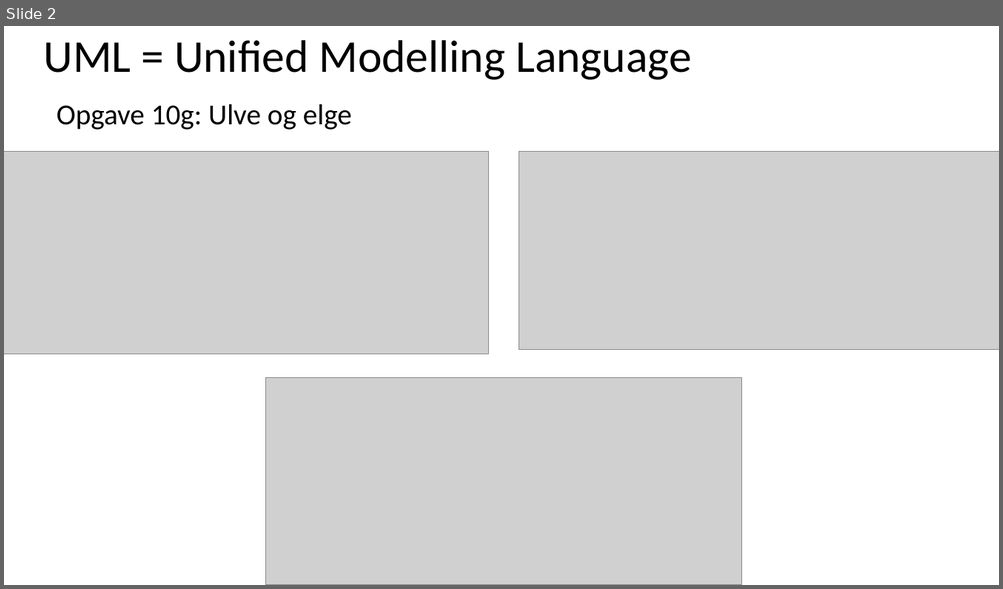
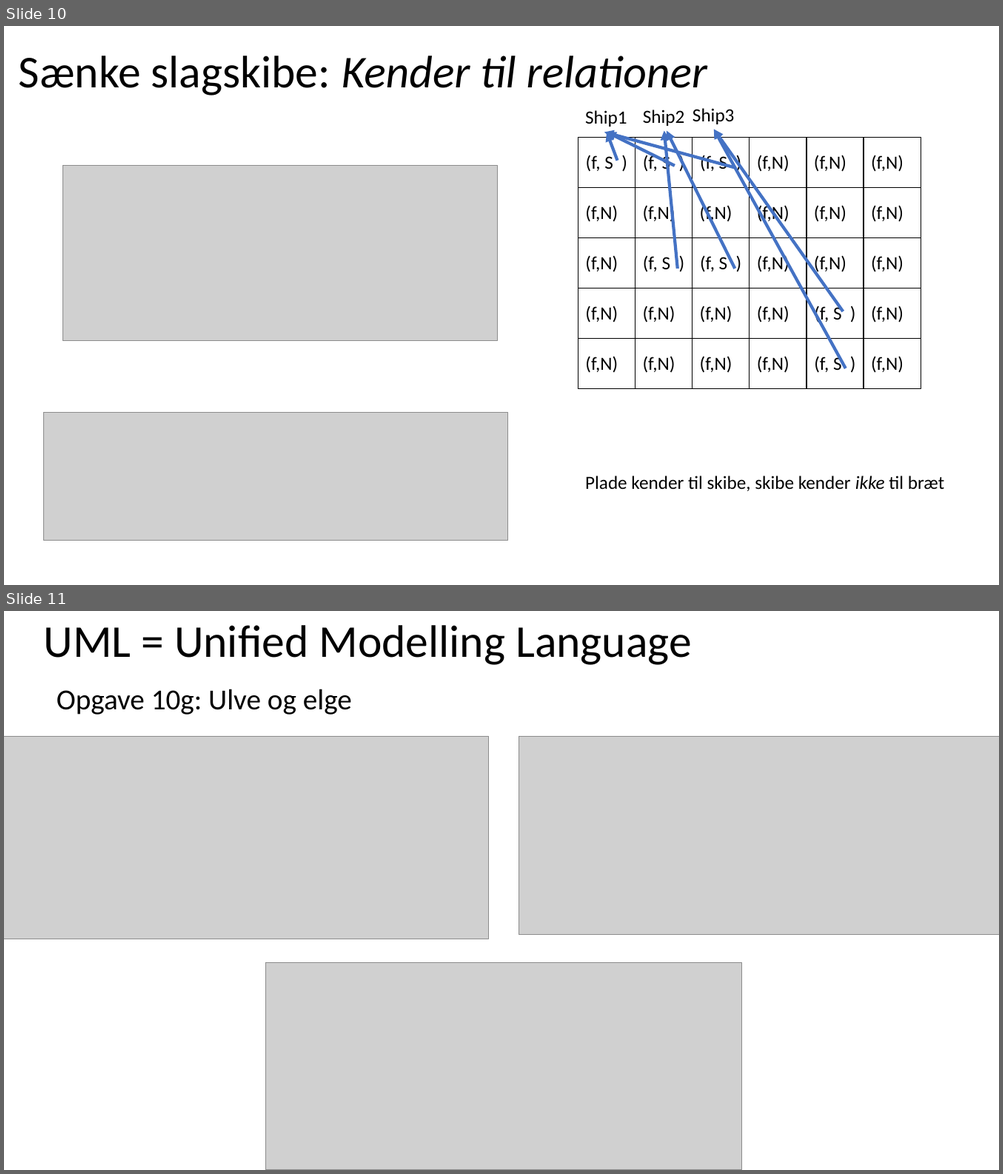
Before and after one commit to fisterloegsovs/pop22, a slide deck: lectures/13.1-3/lecture13.2.pptx. Shown one above the other, each under a label of ours: slide 2 before the commit, slides 10 and 11 after it. The pictures are 1003x589 and 1003x1174 pixels, drawn with LibreOffice and Linux fonts; fonts in the diff are those of the drawing; grey boxes stand for pictures. Boxes give left, top, right and bottom in pixels: in the first picture for what was removed or moved away, otherwise in the second. Text is boxed around its words. In the diff, an @@ line names an element or a change of style, - is before the commit and + after.

```diff
--- a/lectures/13.1-3/lecture13.2.pptx
+++ b/lectures/13.1-3/lecture13.2.pptx
@@ slide 10 added at (4, 26, 999, 585), background #FFFFFF @@
@@ text added at (19, 56, 707, 96), 44 pt, text #000000, italic @@
+Sænke slagskibe: Kender til relationer
@@ text added at (585, 110, 626, 127), 18 pt, text #000000 @@
+Ship1
@@ text added at (643, 110, 684, 126), 18 pt, text #000000 @@
+Ship2
@@ text added at (692, 108, 734, 124), 18 pt, text #000000 @@
+Ship3
@@ arrow added from (734, 168) to (604, 132), #4472C4 3 pt @@
@@ arrow added from (617, 160) to (607, 132), #4472C4 3 pt @@
@@ arrow added from (674, 166) to (607, 132), #4472C4 3 pt @@
@@ arrow added from (677, 269) to (664, 130), #4472C4 3 pt @@
@@ arrow added from (734, 269) to (666, 130), #4472C4 3 pt @@
@@ arrow added from (842, 312) to (714, 130), #4472C4 3 pt @@
@@ arrow added from (845, 369) to (714, 130), #4472C4 3 pt @@
@@ table added at (578, 137, 922, 389), 5 rows, 6 columns @@
+(f, S ) | (f, S ) | (f, S ) | (f,N) | (f,N) | (f,N)
+(f,N) | (f,N) | (f,N) | (f,N) | (f,N) | (f,N)
+(f,N) | (f, S ) | (f, S ) | (f,N) | (f,N) | (f,N)
+(f,N) | (f,N) | (f,N) | (f,N) | (f, S ) | (f,N)
+(f,N) | (f,N) | (f,N) | (f,N) | (f, S ) | (f,N)
@@ picture added at (63, 166, 498, 340) @@
@@ picture added at (43, 413, 508, 541) @@
@@ text added at (585, 476, 944, 491), 18 pt, text #000000 @@
+Plade kender til skibe, skibe kender ikke til bræt
@@ what was slide 2 is now slide 11 @@
```
Also in this commit, not shown: 1 slide changed, 8 other slides added, 5 other files.
